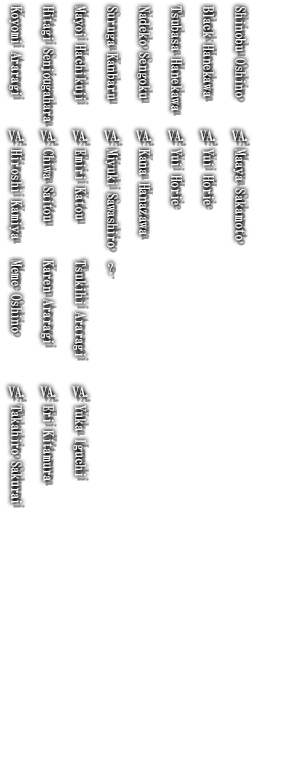
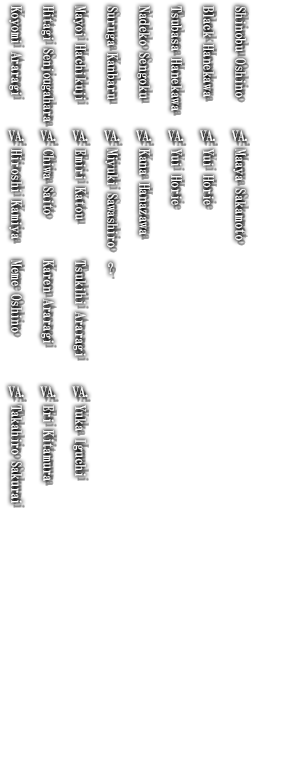
Comparing the layer stacks of the two (296, 768) images. Changes:
painted on "Maaya Sakamoto Yui Horie Yui Horie Kana Hanazawa Miyuki Sawashi" over box(43, 215, 51, 222)
